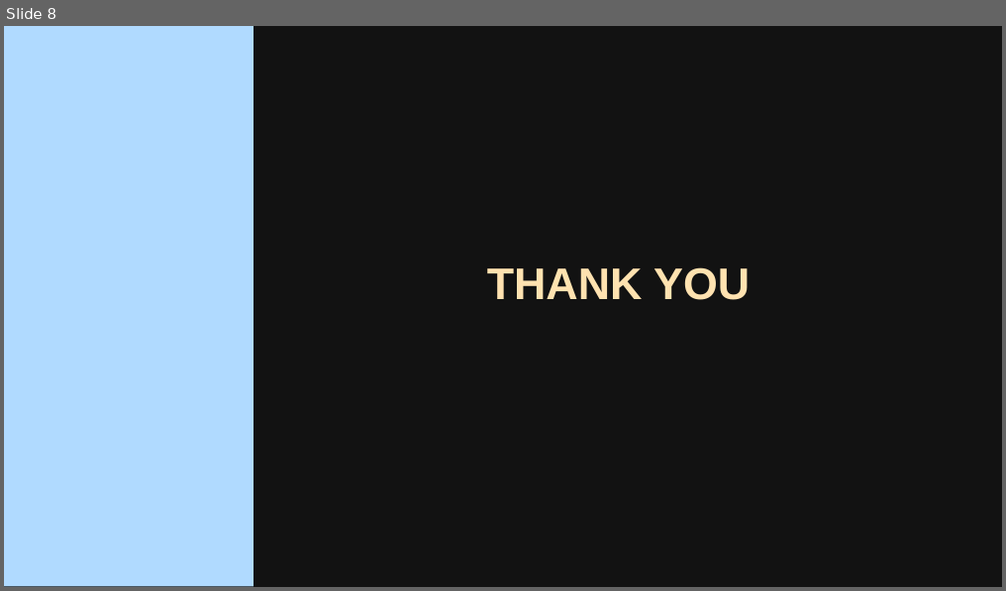
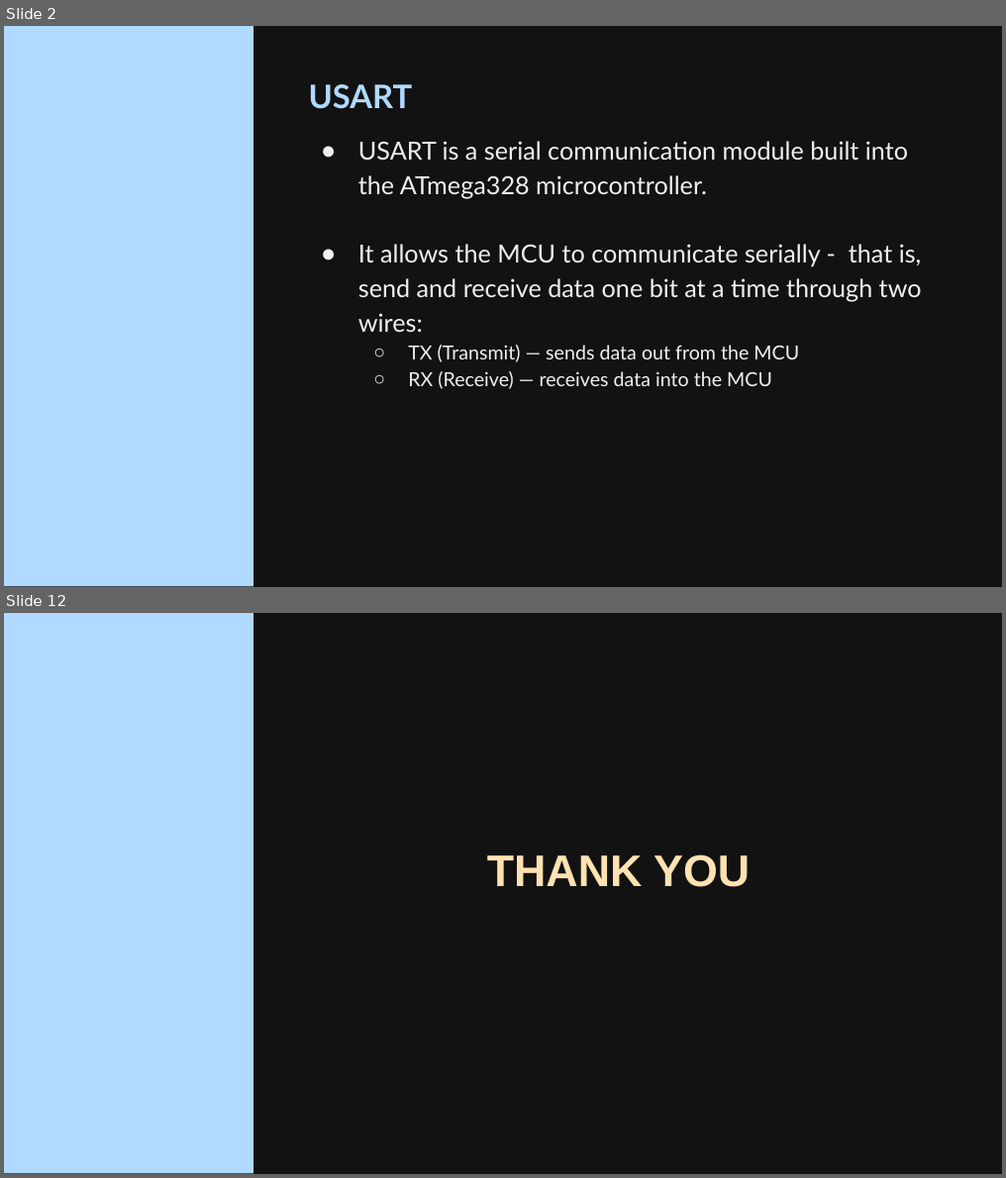
Before and after one commit to mohulmgeorge/embedded-systems, a slide deck: Presentations/AVR Live Class 13.pptx. Shown one above the other, each under a label of ours: slide 8 before the commit, slides 2 and 12 after it; the slides between them are not shown. The pictures are 1006x591 and 1006x1178 pixels, drawn with LibreOffice and Linux fonts; fonts in the diff are those of the drawing; background and template pictures are left out. Boxes give left, top, right and bottom in pixels: in the first picture for what was removed or moved away, otherwise in the second. Text is boxed around its words. In the diff, an @@ line names an element or a change of style, - is before the commit and + after.

```diff
--- a/Presentations/AVR Live Class 13.pptx
+++ b/Presentations/AVR Live Class 13.pptx
@@ slide 2 added at <box>4,26,1002,587</box>, background picture (left out); not listed: 1 template element that a slide beside it also shows @@
@@ title added at <box>309,84,413,109</box>, 23.4 pt, text #B0DAFF, bold @@
+USART
@@ text added at <box>358,141,922,389</box>, 18 pt, text #F0F0F0 @@
+● USART is a serial communication module built into the ATmega328 microcontroller.
+● It allows the MCU to communicate serially - that is, send and receive data one bit at a time through two wires:
+  ○ TX (Transmit) — sends data out from the MCU
+  ○ RX (Receive) — receives data into the MCU
@@ what was slide 8 is now slide 12 @@
```
Also in this commit, not shown: 1 slide changed, 9 other slides added, 6 slides removed, 19 other files.
